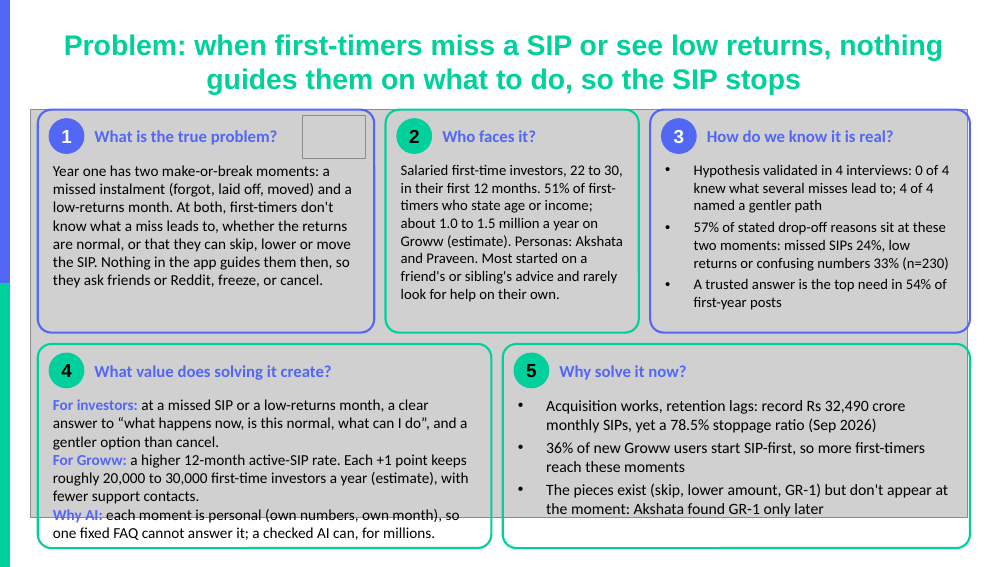
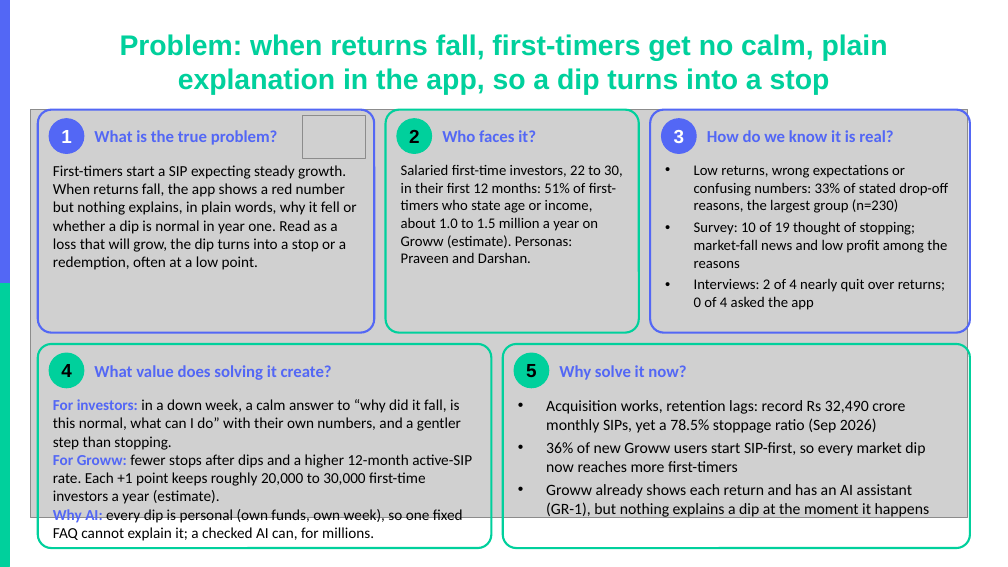
Before and after one commit to akarshita711/NEXTLEAP_GRAD_PROJECT_groww_SIP_research, a slide deck: slide 7 of deck/NL_Groww.pptx. Drawn at 1008x567 pixels with LibreOffice and Linux fonts; fonts in the diff are those of the drawing; grey boxes stand for pictures; background and template pictures are left out. Boxes give left, top, right and bottom in pixels: in the first picture for what was removed or moved away, otherwise in the second. Text is boxed around its words. In the diff, an @@ line names an element or a change of style, - is before the commit and + after.

```diff
--- a/deck/NL_Groww.pptx
+++ b/deck/NL_Groww.pptx
@@ title at box(120, 34, 888, 95): text changed @@
-Problem: when first-timers miss a SIP or see low returns, nothing guides them on what to do, so the SIP stops
+Problem: when returns fall, first-timers get no calm, plain explanation in the app, so a dip turns into a stop
@@ text at box(53, 165, 356, 270): text changed @@
-Year one has two make-or-break moments: a missed instalment (forgot, laid off, moved) and a low-returns month. At both, first-timers don't know what a miss leads to, whether the returns are normal, or that they can skip, lower or move the SIP. Nothing in the app guides them then, so they ask friends or Reddit, freeze, or cancel.
+First-timers start a SIP expecting steady growth. When returns fall, the app shows a red number but nothing explains, in plain words, why it fell or whether a dip is normal in year one. Read as a loss that will grow, the dip turns into a stop or a redemption, often at a low point.
@@ text at box(401, 164, 623, 263): text changed @@
-Salaried first-time investors, 22 to 30, in their first 12 months. 51% of first-timers who state age or income; about 1.0 to 1.5 million a year on Groww (estimate). Personas: Akshata and Praveen. Most started on a friend's or sibling's advice and rarely look for help on their own.
+Salaried first-time investors, 22 to 30, in their first 12 months: 51% of first-timers who state age or income, about 1.0 to 1.5 million a year on Groww (estimate). Personas: Praveen and Darshan.
@@ text at box(694, 165, 948, 310): text changed @@
-• Hypothesis validated in 4 interviews: 0 of 4 knew what several misses lead to; 4 of 4 named a gentler path
-• 57% of stated drop-off reasons sit at these two moments: missed SIPs 24%, low returns or confusing numbers 33% (n=230)
-• A trusted answer is the top need in 54% of first-year posts
+• Low returns, wrong expectations or confusing numbers: 33% of stated drop-off reasons, the largest group (n=230)
+• Survey: 10 of 19 thought of stopping; market-fall news and low profit among the reasons
+• Interviews: 2 of 4 nearly quit over returns; 0 of 4 asked the app
@@ text at box(53, 399, 472, 541): text changed @@
-For investors: at a missed SIP or a low-returns month, a clear answer to “what happens now, is this normal, what can I do”, and a gentler option than cancel.
-For Groww: a higher 12-month active-SIP rate. Each +1 point keeps roughly 20,000 to 30,000 first-time investors a year (estimate), with fewer support contacts.
-Why AI: each moment is personal (own numbers, own month), so one fixed FAQ cannot answer it; a checked AI can, for millions.
+For investors: in a down week, a calm answer to “why did it fall, is this normal, what can I do” with their own numbers, and a gentler step than stopping.
+For Groww: fewer stops after dips and a higher 12-month active-SIP rate. Each +1 point keeps roughly 20,000 to 30,000 first-time investors a year (estimate).
+Why AI: every dip is personal (own funds, own week), so one fixed FAQ cannot explain it; a checked AI can, for millions.
@@ text at box(546, 442, 930, 518): text changed @@
-• 36% of new Groww users start SIP-first, so more first-timers reach these moments
-• The pieces exist (skip, lower amount, GR-1) but don't appear at the moment: Akshata found GR-1 only later
+• 36% of new Groww users start SIP-first, so every market dip now reaches more first-timers
+• Groww already shows each return and has an AI assistant (GR-1), but nothing explains a dip at the moment it happens
```
Also in this commit, not shown: 7 other slides changed, 8 other files.
